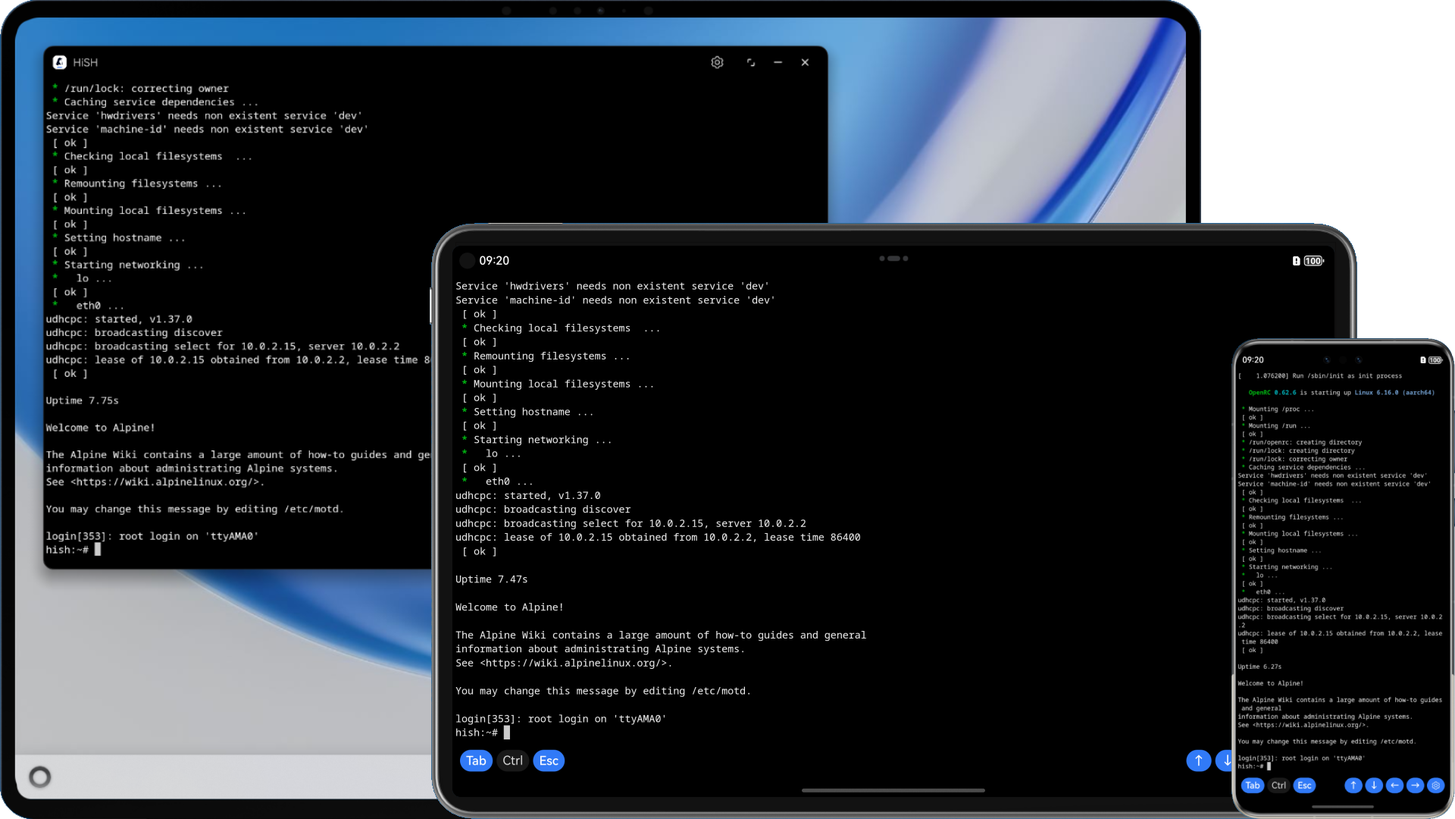
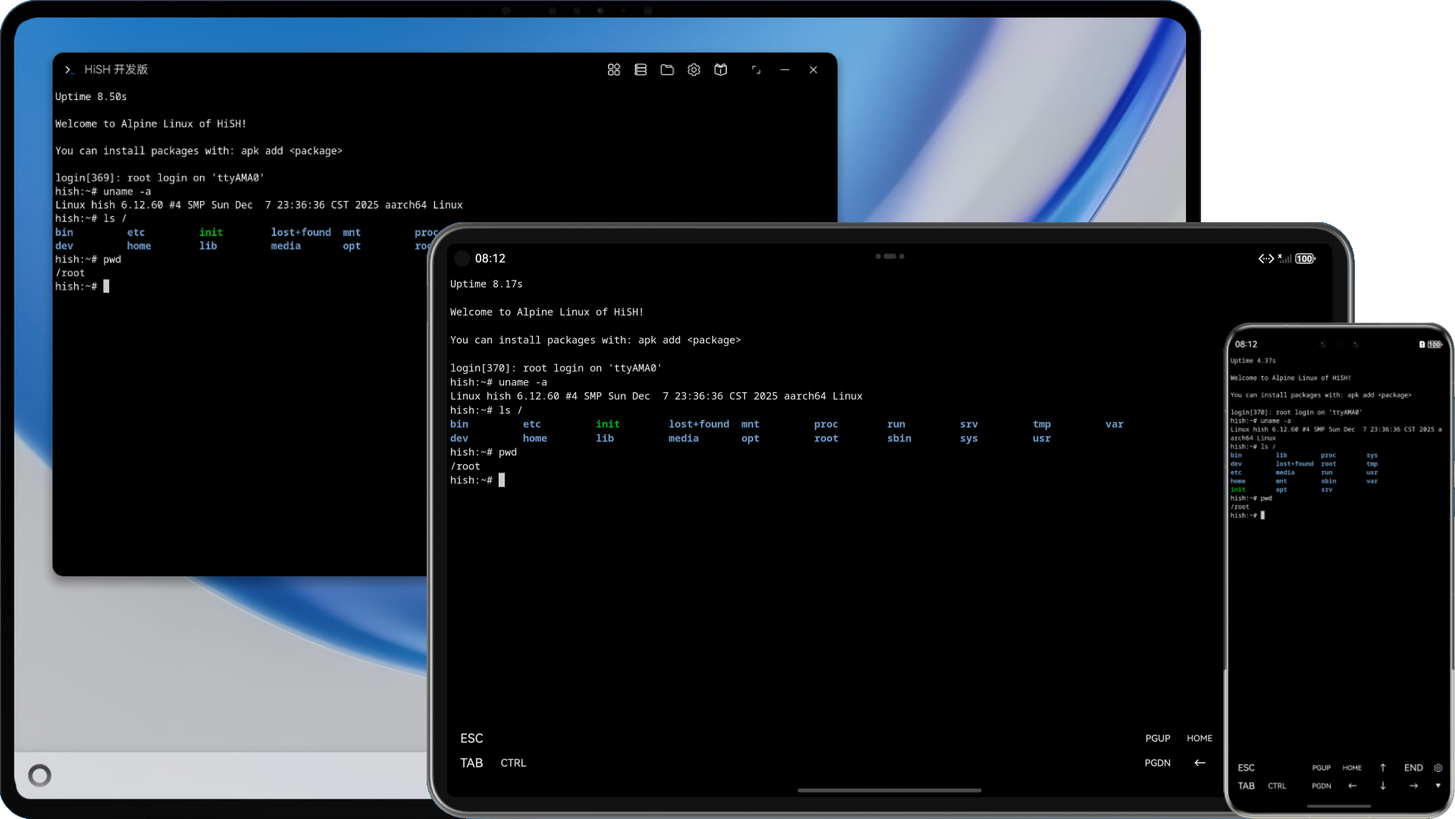
Comparing the layer stacks of the two 1455x819 images. Changes:
removed layer "图层 3" over <box>1231,338,1455,819</box>
removed layer "图层 2" over <box>429,222,1358,819</box>
removed layer "图层 1" over <box>0,0,1202,819</box>
added layer "图层 6" above "图层 5" over <box>1223,322,1455,819</box>
added layer "图层 5" above "图层 4" over <box>426,222,1356,819</box>
added layer "图层 4" over <box>0,0,1202,819</box>
